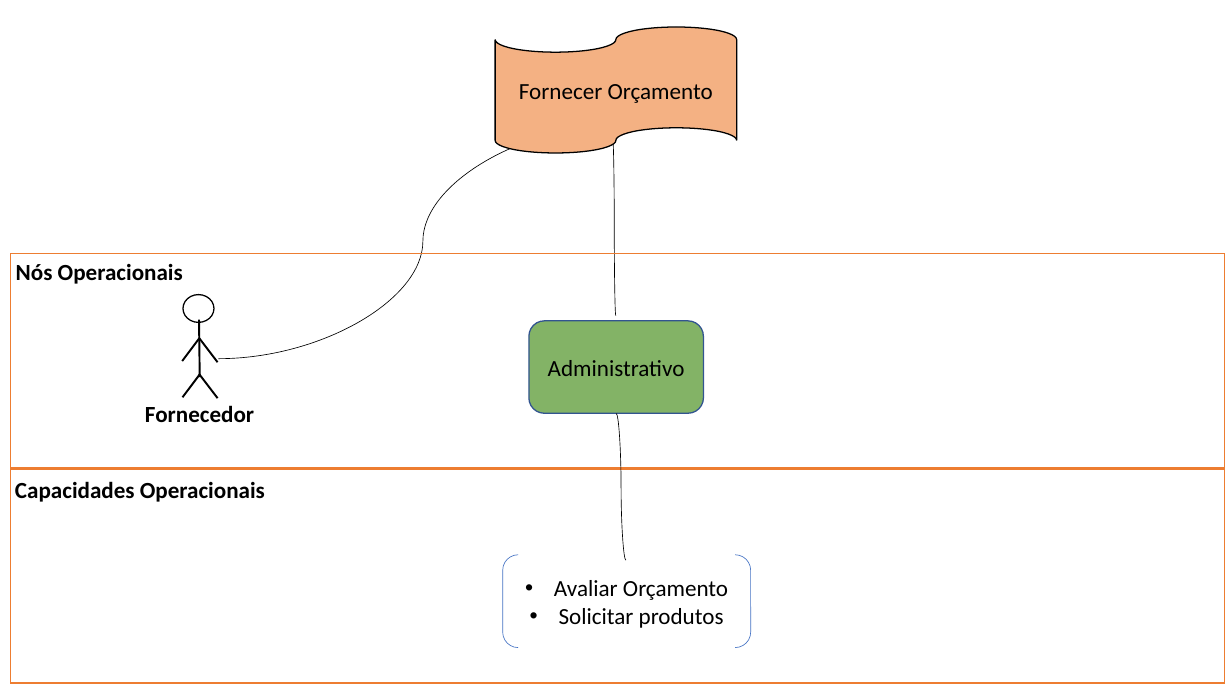
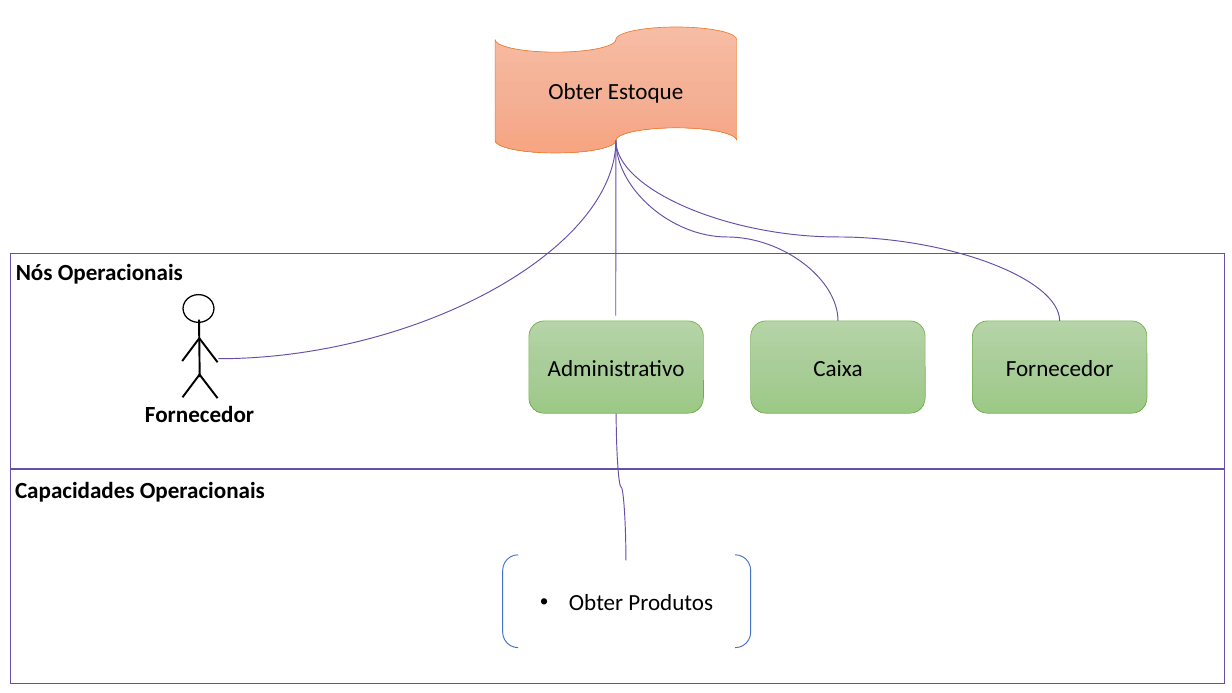
Before and after one commit to sabrinapereira0408/SG2L2, a slide deck: slide 5 of Artefatos/15. Arquitetura de Negócio.pptx (slide 6 before the commit). Drawn at 1232x693 pixels with LibreOffice and Linux fonts; fonts in the diff are those of the drawing. Boxes give left, top, right and bottom in pixels: in the first picture for what was removed or moved away, otherwise in the second. Text is boxed around its words. In the diff, an @@ line names an element or a change of style, - is before the commit and + after.

```diff
--- a/Artefatos/15. Arquitetura de Negócio.pptx
+++ b/Artefatos/15. Arquitetura de Negócio.pptx
@@ flow chart punched tape "Obter Estoque" at [495, 27, 737, 152]: fill #F4B183 to gradient #F7BDA5 to #F5B196 to #F8A582; outline #000000 1 pt to #ED7D31 0.5 pt @@
@@ text in flow chart punched tape at [548, 83, 683, 103]: text changed @@
-Fornecer Orçamento
+Obter Estoque
@@ curved line moved from (628, 124) - (218, 359) to (616, 140) - (218, 359) @@
@@ curved line (616, 140) - (218, 359): stroke #000000 0.5 pt to #674EA7 0.75 pt @@
@@ curved line moved from (613, 140) - (616, 316) to (616, 140) - (616, 316) @@
@@ curved line (616, 140) - (616, 316): stroke #000000 0.5 pt to #674EA7 0.75 pt @@
@@ curved line added from (616, 140) to (838, 321), #674EA7 0.75 pt @@
@@ curved line added from (616, 140) to (1060, 321), #674EA7 0.75 pt @@
@@ rectangle at [10, 254, 1225, 470]: outline #ED7D31 1 pt to #674EA7 1 pt @@
@@ rounded rectangle "Administrativo" at [529, 321, 703, 413]: fill #83B366 to gradient #B5D5A7 to #AACE9A to #9CC987; outline #325491 1 pt to #70AD47 0.5 pt; proportions changed @@
@@ rounded rectangle added at [750, 321, 925, 413], fill gradient #B5D5A7 to #AACE9A to #9CC987, outline #70AD47 0.5 pt, 18 pt, text #000000 @@
+Caixa
@@ rounded rectangle added at [972, 321, 1147, 413], fill gradient #B5D5A7 to #AACE9A to #9CC987, outline #70AD47 0.5 pt, 18 pt, text #000000 @@
+Fornecedor
@@ curved line (616, 414) - (626, 560): stroke #000000 0.5 pt to #674EA7 0.75 pt; route changed @@
@@ rectangle at [10, 469, 1225, 684]: outline #ED7D31 1 pt to #674EA7 1 pt @@
@@ bracket pair "Obter Produtos" at [503, 555, 750, 647]: outline #4472C4 0.5 pt to #4472C4 0.75 pt @@
@@ text in bracket pair at [569, 594, 713, 610]: text changed @@
-• Avaliar Orçamento
-• Solicitar produtos
+• Obter Produtos
```
Also in this commit, not shown: 4 other slides changed, 4 slides removed, 17 other files.
